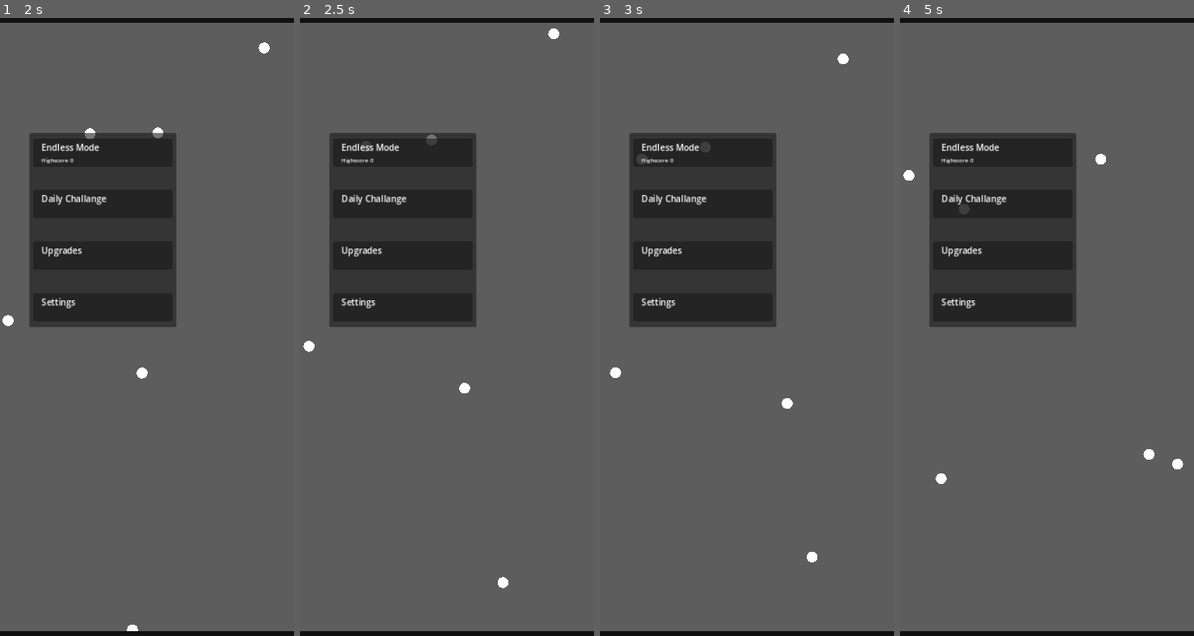
Above: before the commit, frames 1-4 (left to right).
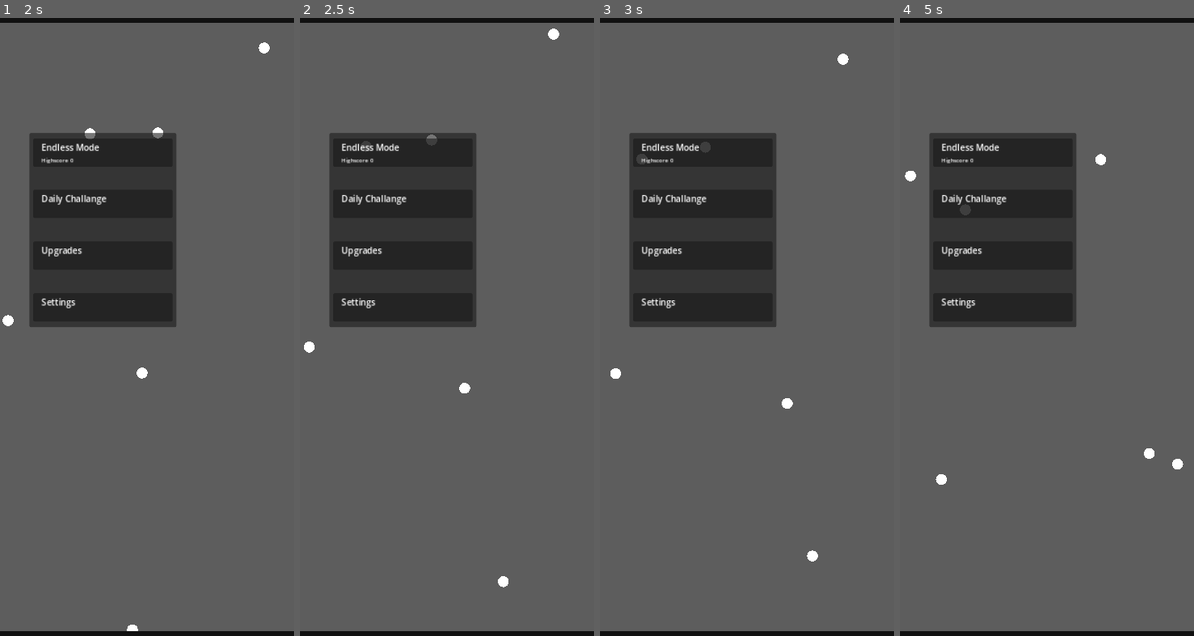
Above: after the commit, the same moments.

Repository: KKleinbeck/Ball-Defender
Game: Godot game, scene res://scenes/main_menu.tscn
The game is run twice, just before and just after one commit, with the same random seed, the same clock (stepped at 60 frames per second) and the same inputs.
Inputs (mouse positions are in pixels of both pictures, inside the frame that each line leads up to):
- Up to frame 1 (2 s): move the mouse to (102, 153) at 0.52 s; click (102, 153) at 0.67 s; move the mouse to (102, 203) at 1.27 s; click (102, 203) at 1.42 s
- Up to frame 2 (2.5 s): move the mouse to (402, 252) at 2.02 s; click (402, 252) at 2.17 s
- Up to frame 3 (3 s): move the mouse to (702, 308) at 2.77 s; click (702, 308) at 2.92 s
- Up to frame 4 (5 s): move the mouse to (1135, 425) at 3.52 s; click (1135, 425) at 3.67 s; move the mouse to (958, 228) at 4.27 s; click (958, 228) at 4.42 s

Frame 1 is identical in both runs. In frame 2, less than 0.1% of the frame differs, in the area x 1-89%, y 1-93%; in frame 3, less than 0.1%; in frame 4, less than 0.1%, in the area x 1-87%, y 21-76%.

Commit message:
Massive stability improvement
Solved the bug which lead to the staggered ball animations (forgot to
propagate all other balls upon a collision) and made updates to the
collision list more stable.

However, there is still a small chance to loose a ball on occasion,
which needs to be identified.

Diff:
--- a/collision_list.gd
+++ b/collision_list.gd
@@ -35,11 +35,15 @@
 	entries.insert(index, collisionEvent)
 
 
-func removeBall(ball: Node) -> void:
+func triggerUpdateFor(ball: Node) -> void:
 	var eliminationSet = {}
 	recursiveRemoveBallDependencies(ball, eliminationSet)
 	for deletedBall in eliminationSet:
 		requestCollisionUpdate.emit(deletedBall)
+
+
+func removeBall(ball: Node) -> void:
+	recursiveRemoveBallDependencies(ball, {})
 
 
 func recursiveRemoveBallDependencies(ball: Node, eliminationSet: Dictionary) -> void:
@@ -48,7 +52,8 @@
 		if collisionEvent["ball"] == ball:
 			entries.remove_at(index)
 			eliminationSet[ball] = null
-			continue
+			recursiveRemoveBallDependencies(ball, eliminationSet)
+			return
 		if collisionEvent["partner"] == "Ball" and \
 		   collisionEvent["partner details"] == ball:
 			entries.remove_at(index)
--- a/scenes/main_menu.gd
+++ b/scenes/main_menu.gd
@@ -6,6 +6,7 @@
 		spawnRandomBall()
 
 	%OptionEndless.pressed.connect(_on_endless_start)
+	%OptionDaily.pressed.connect(_debug_info)
 
 
 func spawnRandomBall() -> void:
@@ -25,3 +26,17 @@
 
 func _on_endless_start() -> void:
 	spawnRandomBall()
+
+
+func _debug_info() -> void:
+	print("=========================")
+	var t = INF
+	for entry in CollisionList.entries:
+		print(entry["t"])
+		if entry["t"] <= t:
+			t = entry["t"]
+		else:
+			print("Unsorted!")
+			return
+	print("Sorted")
+	print("Lost Balls: ", %PlayingField.ballDict.size() - CollisionList.entries.size())
--- a/scenes/playing_field.gd
+++ b/scenes/playing_field.gd
@@ -61,28 +61,19 @@
 
 		var collisionEvent = CollisionList.last()
 		if deltaRamining < collisionEvent["t"]:
-			for event in CollisionList.entries:
-				event["t"] -= deltaRamining
 			propagate(deltaRamining)
 			deltaRamining = 0.
 			break
 
-		CollisionList.pop_back() # Must happen before any other updates to collision list.
 		deltaRamining -= collisionEvent["t"]
 		propagate(collisionEvent["t"])
 		resolveCollision(collisionEvent)
-		calculateNextCollision(collisionEvent["ball"])
-
-	# Recalculate the collision time to keep the prediction numerically stable
-	# Due to the coarse estimate do not update when this extends the collision time, as this might be unstable
-	#for collisionEvent in CollisionList.entries:
-		#var ball = collisionEvent["ball"]
-		#var deltaP = collisionEvent["collision location"] - ball.position
-		#collisionEvent["t"] = min(deltaP.length() / ball.velocity.length(), collisionEvent["t"])
-		#collisionEvent["t"] = min(deltaP.dot(ball.velocity) / ball.velocity.length_squared(), collisionEvent["t"])
+		CollisionList.triggerUpdateFor(collisionEvent["ball"])
 
 
 func propagate(delta: float) -> void:
+	for event in CollisionList.entries:
+		event["t"] -= delta
 	for ball in ballDict:
 		ballDict[ball].propagate(delta)
 
@@ -198,4 +189,4 @@
 	ball.velocity  -= 2 * m2 * deltaVProj * deltaPDir / (m1 + m2)
 	other.velocity += 2 * m1 * deltaVProj * deltaPDir / (m1 + m2)
 
-	CollisionList.removeBall(collisionEvent["partner details"])
+	CollisionList.triggerUpdateFor(collisionEvent["partner details"])
